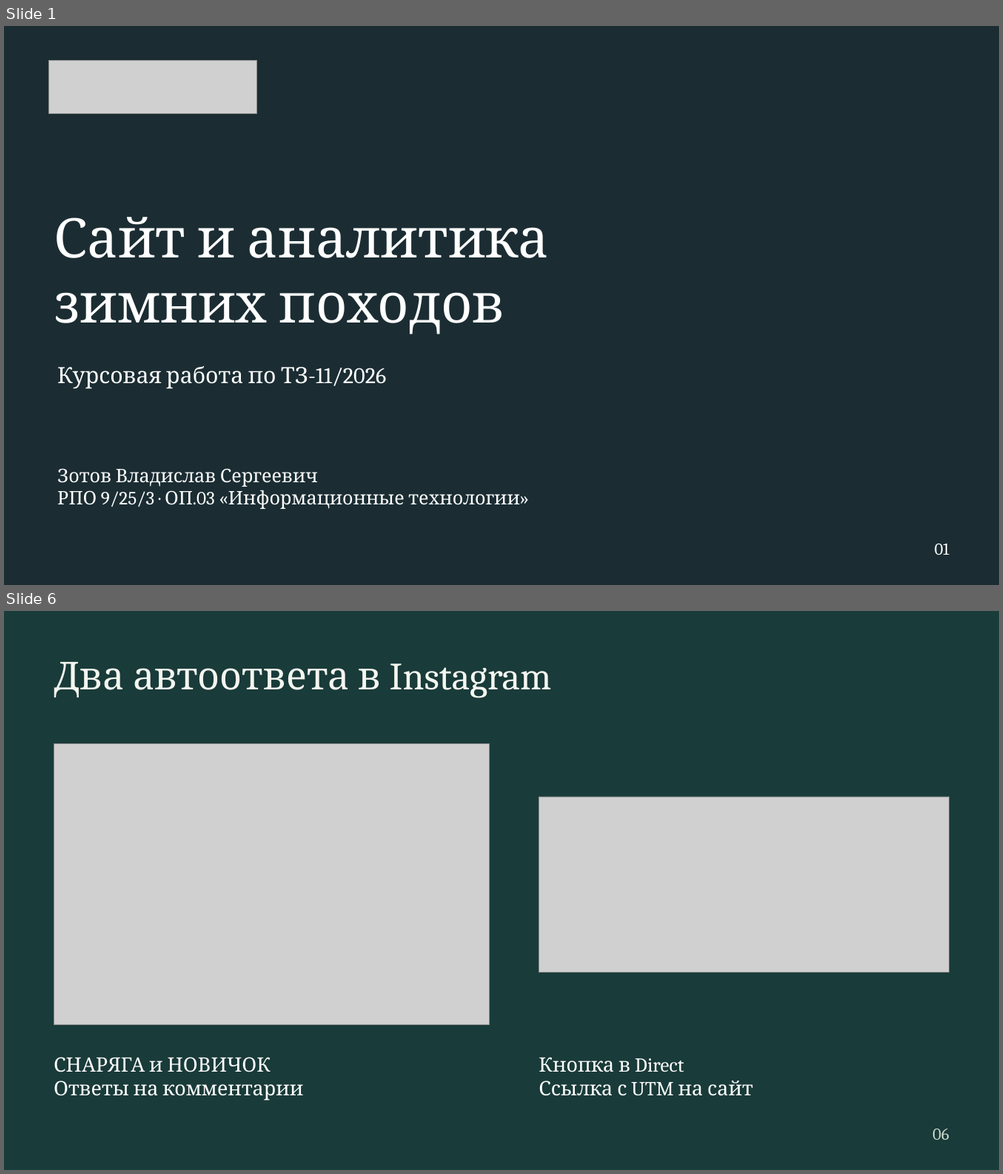
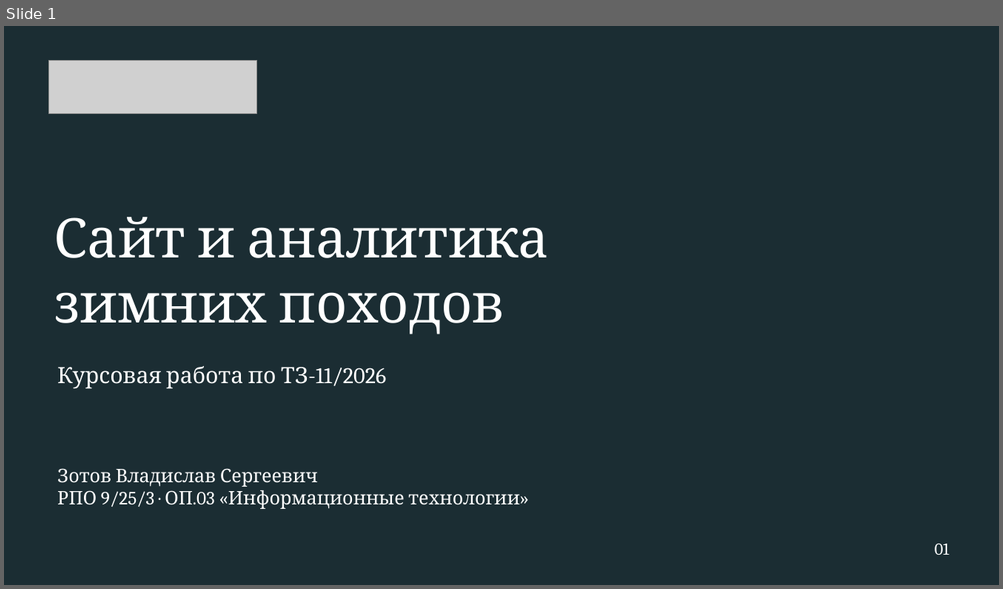
Before and after one commit to Resolushh/tz-11-turklub-tropa, a slide deck: presentation/zashchita.pptx. Shown one above the other, each under a label of ours: slides 1 and 6 before the commit, slide 1 after it; the slides between them are not shown. The pictures are 1003x1174 and 1003x589 pixels, drawn with LibreOffice and Linux fonts; fonts in the diff are those of the drawing; grey boxes stand for pictures; background and template pictures are left out; a plain dark background stands for a picture behind light text. Boxes give left, top, right and bottom in pixels: in the first picture for what was removed or moved away, otherwise in the second. Text is boxed around its words. In the diff, an @@ line names an element or a change of style, - is before the commit and + after.

```diff
--- a/presentation/zashchita.pptx
+++ b/presentation/zashchita.pptx
@@ slide 6 removed at bbox=[4, 611, 999, 1170], background #193B39 @@
@@ text removed at bbox=[54, 662, 552, 698] @@
-Два автоответа в Instagram
@@ picture removed at bbox=[54, 744, 489, 1025] @@
@@ picture removed at bbox=[538, 797, 949, 972] @@
@@ text removed at bbox=[54, 1057, 303, 1101] @@
-СНАРЯГА и НОВИЧОК
-Ответы на комментарии
@@ text removed at bbox=[538, 1057, 753, 1096] @@
-Кнопка в Direct
-Ссылка с UTM на сайт
@@ text removed at bbox=[932, 1129, 948, 1140] @@
-06
```
Also in this commit, not shown: 6 slides changed, 5 slides added, 4 other slides removed, 4 other files.
